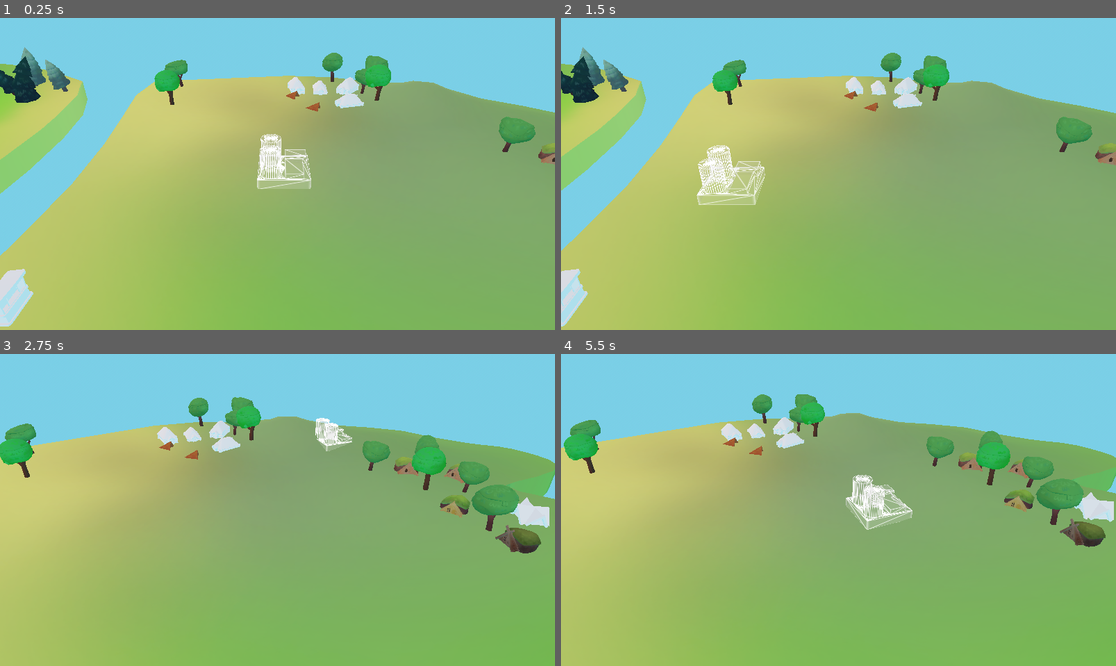
Above: before the commit, frames 1-4 (two rows, left to right).
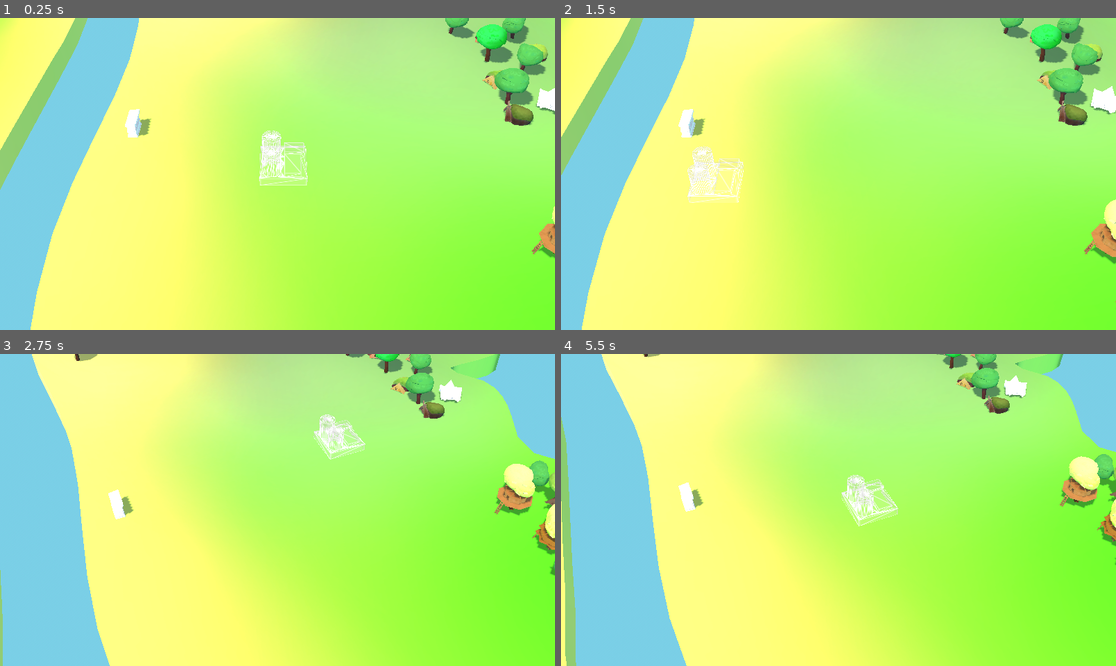
Above: after the commit, the same moments.

Repository: Baizard-13/Racoonomics
Game: Godot game, scene res://Location/location.tscn
The game is run twice, just before and just after one commit, with the same random seed, the same clock (stepped at 60 frames per second) and the same inputs.
Inputs (mouse positions are in pixels of both pictures, inside the frame that each line leads up to):
- Up to frame 1 (0.25 s): no input
- Up to frame 2 (1.5 s): tap Enter at 0.5 s; move the mouse to (960, 158) at 0.52 s; tap A (a) at 0.6 s; tap D (d) at 0.8, 1.35 s; tap Space at 1.25 s; move the mouse to (727, 189) at 1.27 s
- Up to frame 3 (2.75 s): tap E (e) at 1.55, 2.1 s; tap Enter at 2 s; move the mouse to (333, 441) at 2.02 s; hold Mouse wheel down (mousecrollDown, bound only before the com… from 2.03 s (still down)
- Up to frame 4 (5.5 s): tap Space at 2.75, 5 s; move the mouse to (810, 572) at 2.77 s; release Mouse wheel down (mousecrollDown, bound only before the com… at 2.78 s; tap Mouse wheel down (mousecrollDown, bound only before the com… at 2.85 s; tap S (s) at 3.05, 3.6 s; tap Enter at 3.5 s; move the mouse to (1005, 556) at 3.52 s; hold Shift (shift) 3.53-4.28 s; tap Mouse wheel up (mousescrollUP, bound only before the commit) at 4.15 s; move the mouse to (672, 463) at 4.27 s; tap Shift (shift) at 4.35 s; tap W (w) at 4.55, 5.1 s; move the mouse to (866, 510) at 5.02 s; tap A (a) at 5.3 s

The runs differ from the first frame. In frame 1, 94% of the frame differs, in the area x 0-100%, y 0-100%; in frame 2, 95%; in frame 3, 95%; in frame 4, 95%.

Commit message:
better camera

Diff:
--- a/Grid/scripts/building.gd
+++ b/Grid/scripts/building.gd
@@ -3,6 +3,8 @@
 extends Node3D
 
 @export var title := "Unnamed Building" # probably not great to duplicate these across both Building and BuildingDefinition, but i can't think of another way to avoid a circular dependency. if you can, please do
+
+## DEV NOTE add 2 to both dimensions if the building needs margins
 @export var dimensions := Vector2i.ONE:
 	set(value):
 		dimensions = value
@@ -22,6 +24,7 @@
 		if is_inside_tree():
 			var grid := get_parent() as WorldGrid
 			position = grid.cell_to_world(origin_cell)
+			reset_physics_interpolation()
 @export var invalid_cells : Array[Vector2i]
 @export var is_active := false
 @export var is_ghost := false
--- a/Location/cameralogic.gd
+++ b/Location/cameralogic.gd
@@ -1,16 +1,19 @@
 extends CharacterBody3D
 
-@export var speedmultiplier = 1.0 ## Множитель скорости
-@export var speed = 25.0 ## Скорость
-@export var mi_max_scale: Vector2 = Vector2(2, 30) ## Мин/макс высота камеры
-@export var zoom_step: float = 5 # Сделал чуть больше, чтобы зум чувствовался
+@export var speedmultiplier := 1.0 ## Множитель скорости
+@export var speed := 50.0 ## Скорость
+
+#@export var mi_max_scale: Vector2 = Vector2(2, 30) ## Мин/макс высота камеры
+@export var distance_bounds := Vector2(100, 400)
+@export var zoom_step: float = 25 # Сделал еще больше, чтобы зум чувствовался
+@onready var camera: Camera3D = $Camera3D
 
 func _physics_process(_delta: float) -> void:
 	var rot = Input.get_axis("e", "q")
 	rotation.y += 0.05 * rot
 
 	if Input.is_action_pressed("shift"):
-		speedmultiplier = 2.0
+		speedmultiplier = 2.5
 	else :
 		speedmultiplier = 1.0
 
@@ -22,7 +25,7 @@
 	move_and_slide()
 
 func _input(event: InputEvent) -> void:
-	if event.is_action_pressed("mousecrollDown"):
-		$Camera3D.position.y = clamp($Camera3D.position.y + zoom_step, mi_max_scale.x, mi_max_scale.y)
-	if event.is_action_pressed("mousescrollUP"):
-		$Camera3D.position.y = clamp($Camera3D.position.y - zoom_step, mi_max_scale.x, mi_max_scale.y)
+	if event.is_action_pressed("mouseScrollDown"):
+		camera.position.z = clamp(camera.position.z + zoom_step, distance_bounds.x, distance_bounds.y)
+	elif event.is_action_pressed("mouseScrollUp"):
+		camera.position.z = clamp(camera.position.z - zoom_step, distance_bounds.x, distance_bounds.y)
--- a/Location/location.tscn
+++ b/Location/location.tscn
@@ -103,17 +103,17 @@
 [node name="Environment" parent="." unique_id=1531277812 instance=ExtResource("1_vju3g")]
 
 [node name="CharacterBody3D" type="CharacterBody3D" parent="." unique_id=1858140852]
-transform = Transform3D(1, 0, 0, 0, 1, 0, 0, 0, 1, 113.10631, 55.47648, 22.76151)
+transform = Transform3D(1, 0, 0, 0, 0.70710677, 0.7071068, 0, -0.7071068, 0.70710677, 113.10631, -0.5235214, 22.76151)
 script = ExtResource("2_u6sc3")
 
 [node name="CollisionShape3D" type="CollisionShape3D" parent="CharacterBody3D" unique_id=271896591]
-transform = Transform3D(1, 0, 0, 0, 0.73932576, -0.6733481, 0, 0.6733481, 0.73932576, 0, 0, 0)
+transform = Transform3D(1, 0, 0, 0, 1.0000001, 0, 0, 0, 1.0000001, 0, 0, 0)
 shape = SubResource("SphereShape3D_vju3g")
 
 [node name="Camera3D" type="Camera3D" parent="CharacterBody3D" unique_id=853344049]
-transform = Transform3D(1, 0, 0, 0, 0.8594065, 0.511293, 0, -0.511293, 0.8594065, 0, 21.661226, 35.662178)
+transform = Transform3D(1, 0, 0, 0, 1, 0, 0, 0, 1, 0, 0, 250)
 current = true
-fov = 45.0
+fov = 30.0
 size = 100.0
 script = ExtResource("5_wlodm")
 
@@ -122,7 +122,9 @@
 light_color = Color(0.99, 0.86212504, 0.7425, 1)
 light_energy = 0.3
 light_specular = 0.0
-directional_shadow_max_distance = 300.0
+shadow_enabled = true
+directional_shadow_mode = 0
+directional_shadow_max_distance = 600.0
 
 [node name="borders" type="Node3D" parent="." unique_id=1220244462]
 
--- a/project.godot
+++ b/project.godot
@@ -58,12 +58,12 @@
 , Object(InputEventKey,"resource_local_to_scene":false,"resource_name":"","device":-1,"window_id":0,"alt_pressed":false …(186 unchanged characters)…
 ]
 }
-mousescrollUP={
+mouseScrollUp={
 "deadzone": 0.2,
 "events": [Object(InputEventMouseButton,"resource_local_to_scene":false,"resource_name":"","device":-1,"window_id":0,"a …(257 unchanged characters)…
 ]
 }
-mousecrollDown={
+mouseScrollDown={
 "deadzone": 0.2,
 "events": [Object(InputEventMouseButton,"resource_local_to_scene":false,"resource_name":"","device":-1,"window_id":0,"a …(258 unchanged characters)…
 ]
